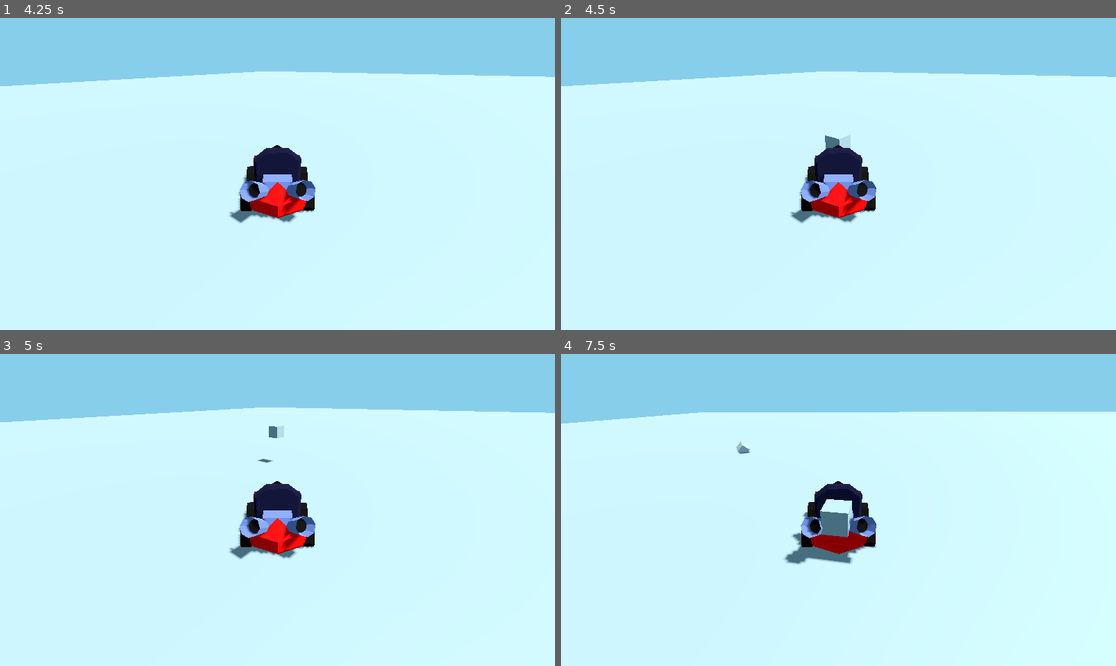
Above: before the commit, frames 1-4 (two rows, left to right).
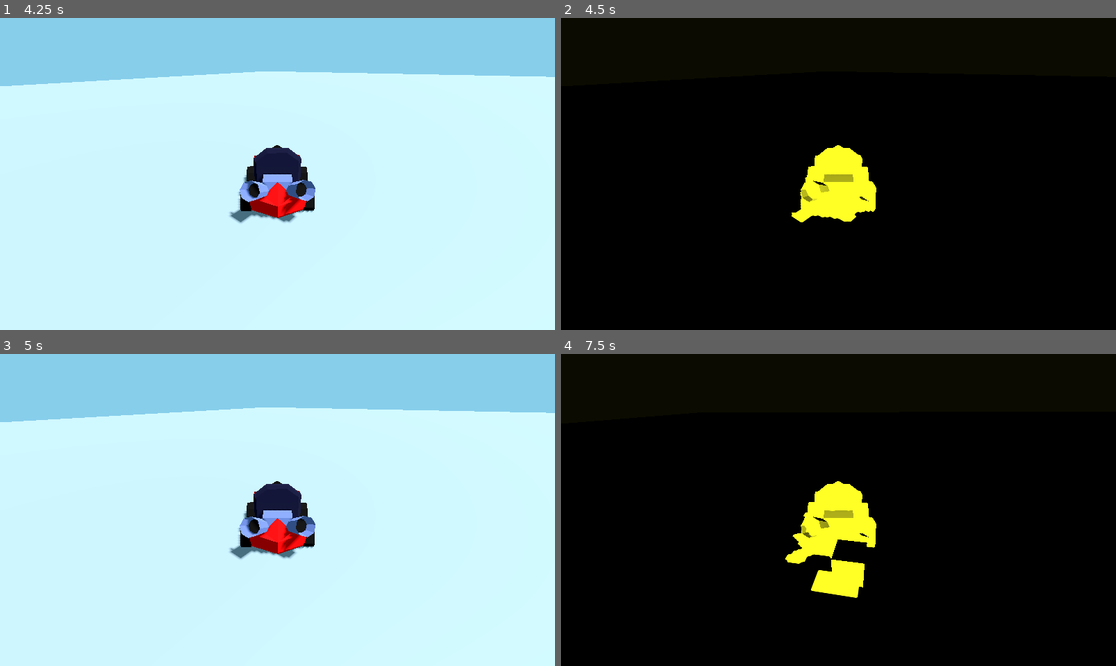
Above: after the commit, the same moments.

Repository: StubblyCamera52/yargkart
Game: Godot game, scene res://test.tscn
The game is run twice, just before and just after one commit, with the same random seed, the same clock (stepped at 60 frames per second) and the same inputs.
Inputs:
- Up to frame 1 (4.25 s): tap Enter at 0.5, 2 s; hold D (Steer_Right) 0.53-1.28 s; tap F (Parry) at 0.6, 1.55, 2.3, 2.85, 3.6 s; tap Space at 1.25 s; hold A (Steer_Left) 1.28-2.03 s; tap K (Action) at 1.35 s; hold D (Steer_Right) 2.03-2.78 s; tap O (Join) at 2.1 s; hold W (Accelerate) 2.78-3.53 s; hold A (Steer_Left) from 3.53 s (still down)
- Up to frame 2 (4.5 s): keep holding A (Steer_Left); tap K (Action) at 4.35 s
- Up to frame 3 (5 s): keep holding A (Steer_Left); tap F (Parry) at 4.55 s
- Up to frame 4 (7.5 s): tap O (Join) at 5.1 s; tap F (Parry) at 5.3, 5.85, 6.6 s; release A (Steer_Left) at 5.78 s; hold D (Steer_Right) 5.78-6.53 s; tap Space at 6.5 s; hold W (Accelerate) 6.53-7.28 s; hold D (Steer_Right) from 7.28 s (still down); tap K (Action) at 7.35 s

Frame 1 is identical in both runs. In frame 2, 100% of the frame differs, in the area x 0-100%, y 0-100%; in frame 3, 0.1%; in frame 4, 100%.
Error before the commit: Invalid access to property or key 'parrying' on a base object of type 'CharacterBody3D (car.gd)'. (res://scenes/item.gd:30)

Commit message:
Update car.gd

Diff:
--- a/car.gd
+++ b/car.gd
@@ -7,6 +7,9 @@
 @export var gravity: float = 30.0
 @export var speed_limit: float = 4500.0 # miles per hour lmao
 @export var wheel_rotate_speed: float = 0.01
+
+var parrying = false
+var parry_allowed = true
 
 var item_manager
 
@@ -83,6 +86,12 @@
 	if input.is_action_just_pressed(&"Action"):
 		item_manager.use_item(&"any", player, Vector3(cos(rotation.y)*10, 5, -sin(rotation.y)*10), position)
 
+	if input.is_action_just_pressed(&"Parry") and parry_allowed:
+		$ParryCooldown.start()
+		$ParryDebounce.start()
+		parrying = true
+		#parry_allowed = false
+
 	previous_speed = 0
 
 	previous_speed = velocity.length()
@@ -94,3 +103,11 @@
 	# make turning, like, passable ✔
 	# wheel crap ➖
 	# make turning not stop immediately
+
+
+func _on_parry_cooldown_timeout() -> void:
+	parry_allowed = true
+
+
+func _on_parry_debounce_timeout() -> void:
+	parrying = false
